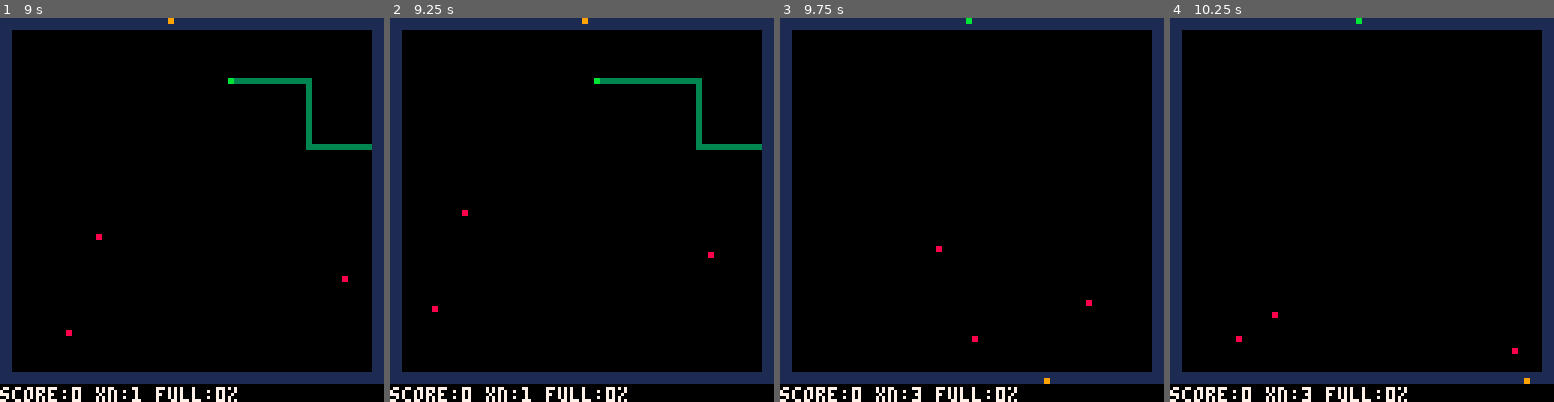
Above: before the commit, frames 1-4 (left to right).
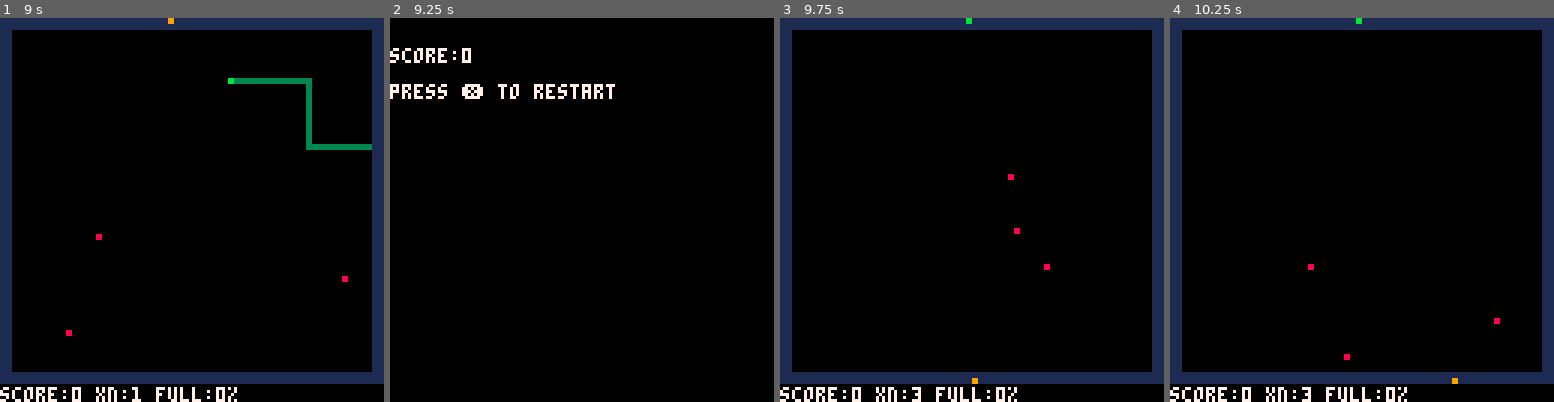
Above: after the commit, the same moments.

Repository: newagebegins/xonix-pico8
Game: PICO-8 cartridge xonix.p8
Same seed, same stepped clock (60 frames per second), same inputs: the game is played once before the commit and once after it.
Inputs:
- Up to frame 1 (9 s): tap Down at 0.7 s; tap X (X key) at 1.43, 2.07, 2.82, 3.57, 4.32, 5.07, 5.82, 6.57, 7.32, 8.07, 8.82 s; hold Up 1.97-2.63 s; hold Right 2.68-3.02 s; hold Down 3.07-3.73 s; hold Left 3.78-4.12 s; hold Up 4.17-4.5 s; hold Left 4.55-5.05 s; hold Right 5.1-5.93 s; hold Up 5.98-6.65 s; hold Right 6.7-7.03 s; hold Down 7.08-7.75 s; hold Left 7.8-8.13 s; hold Up 8.18-8.52 s; hold Left from 8.57 s (still down)
- Up to frame 2 (9.25 s): release Left at 9.07 s; hold Right from 9.12 s (still down)
- Up to frame 3 (9.75 s): keep holding Right; tap X (X key) at 9.57 s
- Up to frame 4 (10.25 s): release Right at 9.95 s; hold Up from 10 s (still down)

Frame 1 is identical in both runs. In frame 2, 15% of the frame differs, in the area x 0-100%, y 0-100%; in frame 3, 0.2%; in frame 4, 0.2%.

Commit message:
Game over screen

Diff:
--- a/xonix.p8
+++ b/xonix.p8
@@ -40,6 +40,8 @@
  {x=0,y=1},
  {x=-1,y=0},
 }
+
+is_game_over=false
 
 function v_add(v,w)
  return {x=v.x+w.x,y=v.y+w.y}
@@ -157,12 +159,6 @@
  make_enl()
  -- remove the trail
  remove_trl()
-
- lives-=1
-
- if lives==0 then
-  run()
- end
 end
 
 function move_player()
@@ -416,19 +412,46 @@
  foreach(ens, update_ens)
 end
 
-function _update()
+function update_game_over()
+ if btn(❎) then
+  run()
+ end
+end
+
+function update_game()
  if hit then
   process_hit()
-  hit=false
- end
+
+	 lives-=1
+	 if lives==0 then
+	  is_game_over=true
+	 else
+   hit=false
+	 end
+ end
+
  handle_input()
  update_player()
  update_enemies()
 end
 
+function _update()
+ if is_game_over then
+  update_game_over()
+ else
+  update_game()
+ end
+end
+
 -->8
-function _draw()
- cls()
+function draw_game_over()
+ print("score:"..score.."\n\n"..
+       "press ❎ to restart",
+       0,
+       10)
+end
+
+function draw_game()
  for y=0,mh-1 do
   for x=0,mw-1 do
    rectfill(x*2,y*2,
@@ -442,6 +465,15 @@
        "full:"..full.."%",
        0,
        128-5)
+end
+
+function _draw()
+ cls()
+ if is_game_over then
+  draw_game_over()
+ else
+  draw_game()
+ end
 end
 __gfx__
 00000000000000000000000000000000000000000000000000000000000000000000000000000000000000000000000000000000000000000000000000000000
